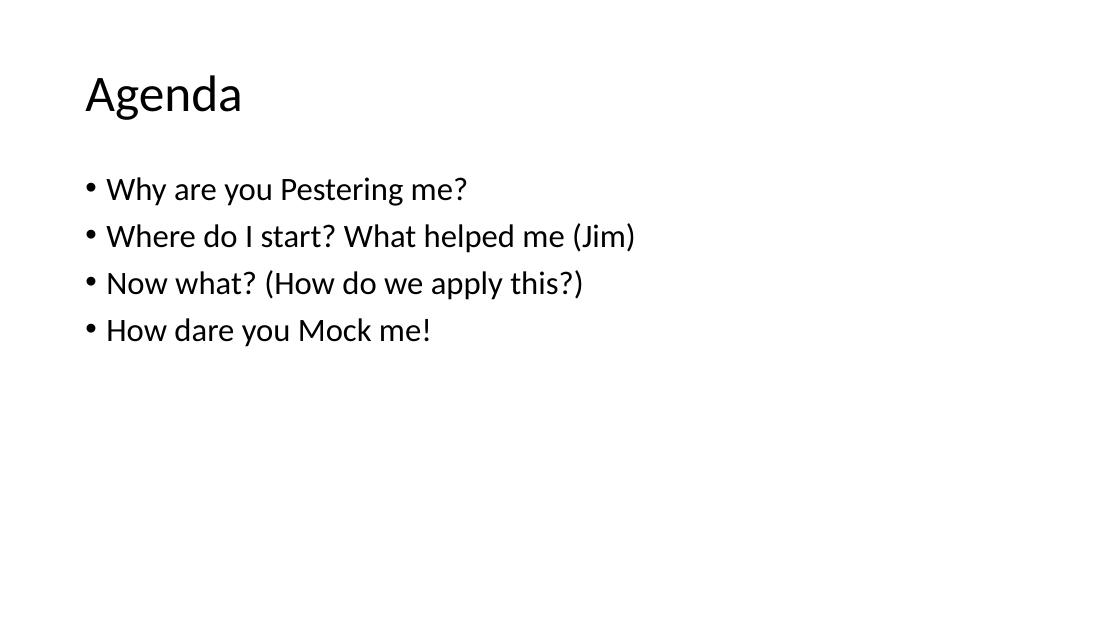
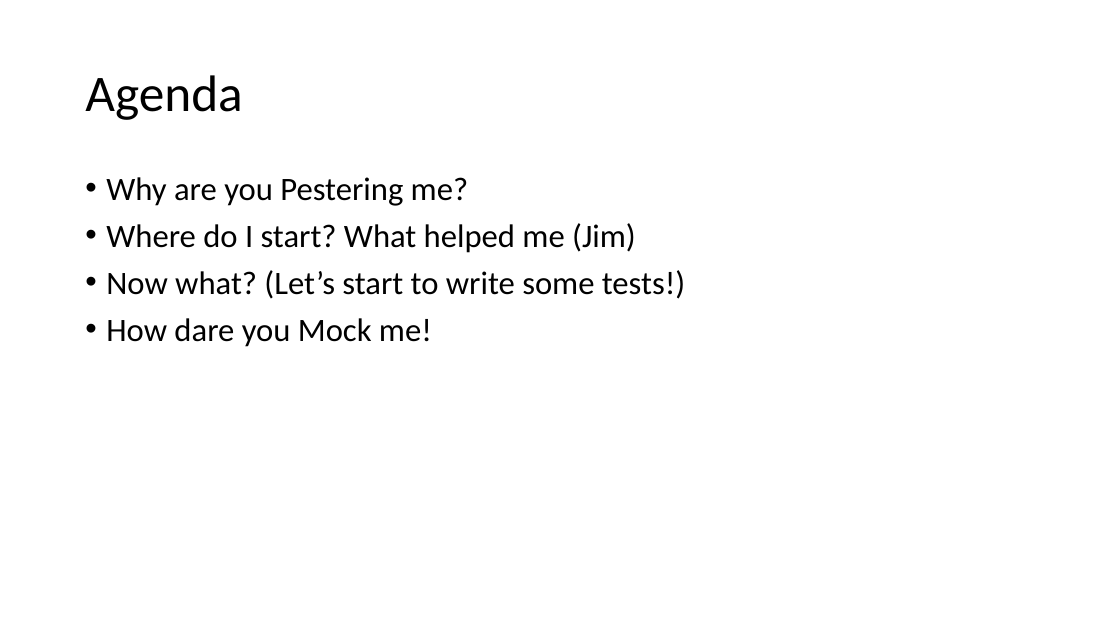
Before and after one commit to rockarruda/PesterSummitSession, a slide deck: slide 9 of Summit-Pester.pptx. Drawn at 1120x630 pixels with LibreOffice and Linux fonts; fonts in the diff are those of the drawing; background and template pictures are left out. Boxes give left, top, right and bottom in pixels: in the first picture for what was removed or moved away, otherwise in the second. Text is boxed around its words. In the diff, an @@ line names an element or a change of style, - is before the commit and + after.

```diff
--- a/Summit-Pester.pptx
+++ b/Summit-Pester.pptx
@@ text at (106,270,685,299): text changed @@
-• Now what? (How do we apply this?)
+• Now what? (Let’s start to write some tests!)
```
Also in this commit, not shown: 3 slides added, 1 other file.
